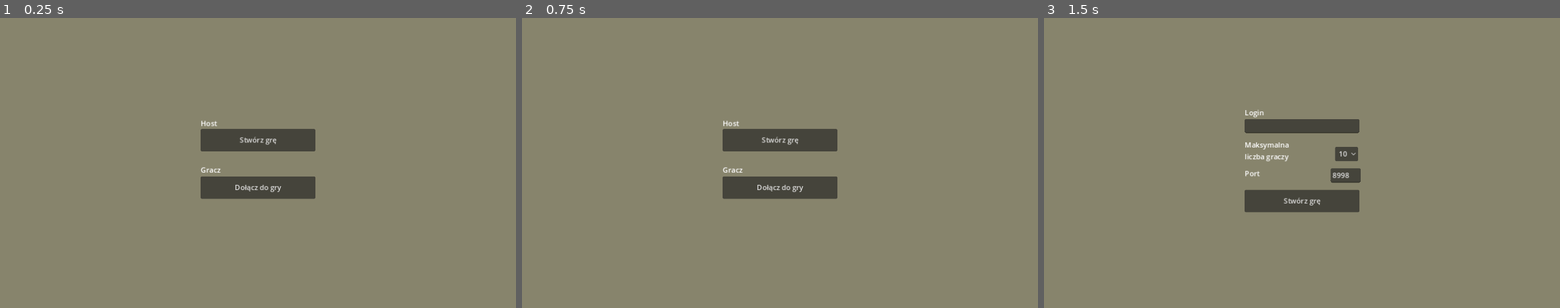
Above: before the commit, frames 1-3 (left to right).
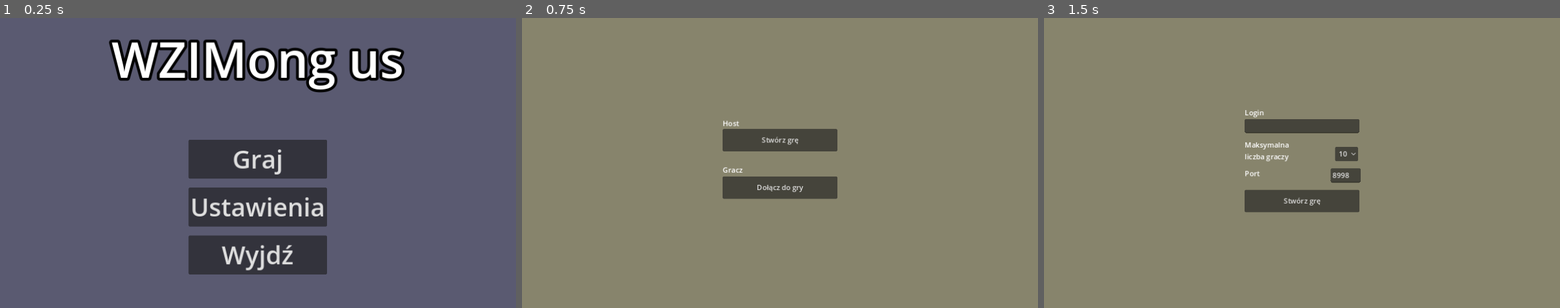
Above: after the commit, the same moments.

Repository: igorzasty2/wzimongus
Game: Godot game, scene res://scenes/ui/start_menu/start_menu.tscn
Two runs of this game, one before a commit and one after it. Both use one fixed random seed, a clock stepped at 60 frames per second and the inputs below. Before the commit the project starts from res://scenes/ui/play_menu/play_menu.tscn.
Inputs (mouse positions are in pixels of both pictures, inside the frame that each line leads up to):
- Up to frame 1 (0.25 s): no input
- Up to frame 2 (0.75 s): click (780, 160) at 0.5 s, where only the run after the commit has a clickable "Graj"
- Up to frame 3 (1.5 s): click "Stwórz grę" at 1.25 s

The runs differ from the first frame. In frame 1, 98% of the frame differs, in the area x 0-100%, y 0-100%; in frame 2, nothing differs; in frame 3, nothing differs.

Commit message:
changed main scene to start_menu

Diff:
--- a/project.godot
+++ b/project.godot
@@ -11,7 +11,7 @@
 [application]
 
 config/name="WZiMongus"
-run/main_scene="res://scenes/ui/play_menu/play_menu.tscn"
+run/main_scene="res://scenes/ui/start_menu/start_menu.tscn"
 config/features=PackedStringArray("4.1", "Forward Plus")
 config/icon="res://icon.svg"
 
--- a/scenes/ui/start_menu/start_menu.tscn
+++ b/scenes/ui/start_menu/start_menu.tscn
@@ -88,6 +88,7 @@
 size_flags_horizontal = 4
 
 [node name="Settings" type="Control" parent="."]
+visible = false
 anchors_preset = 0
 offset_right = 1152.0
 offset_bottom = 648.0
